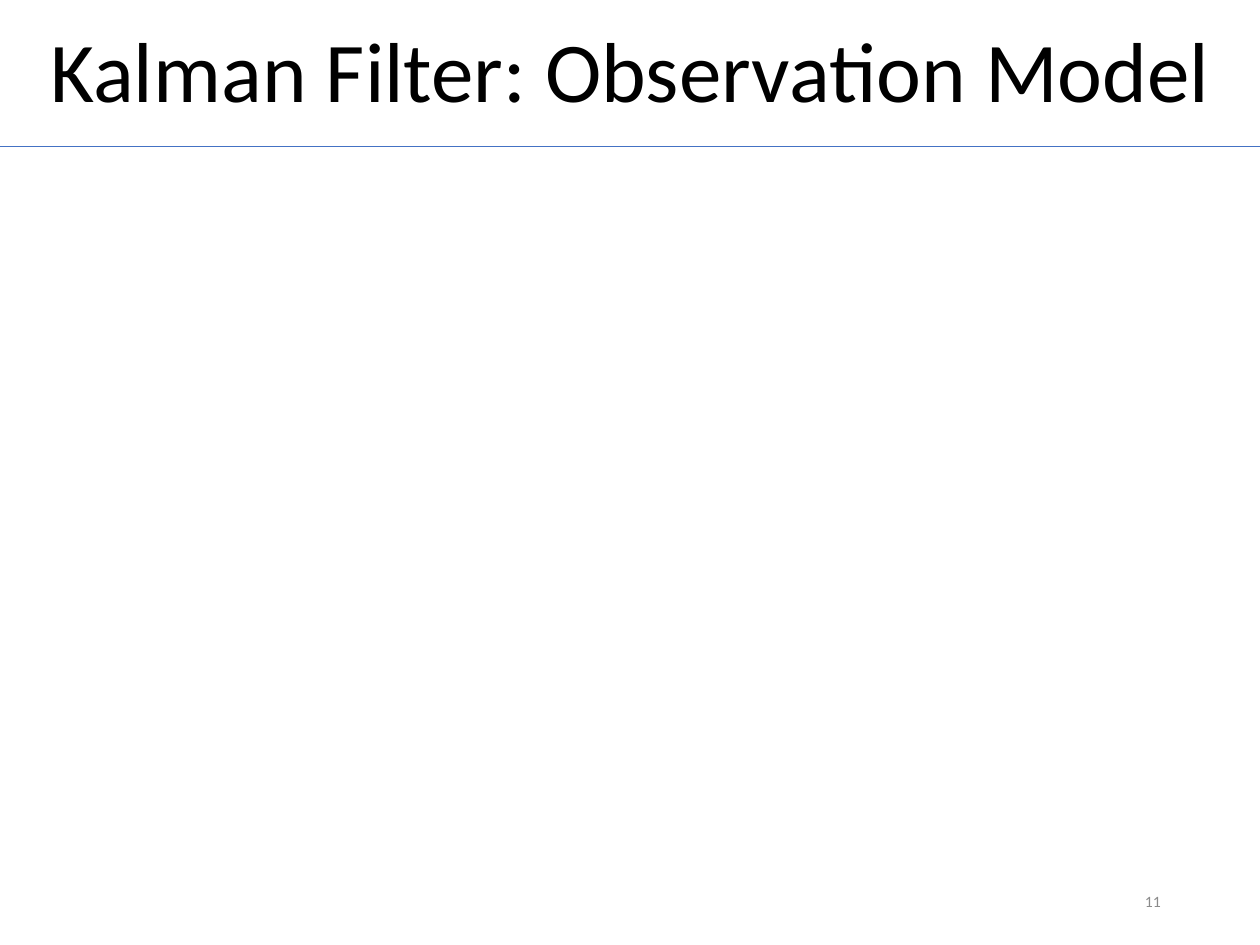
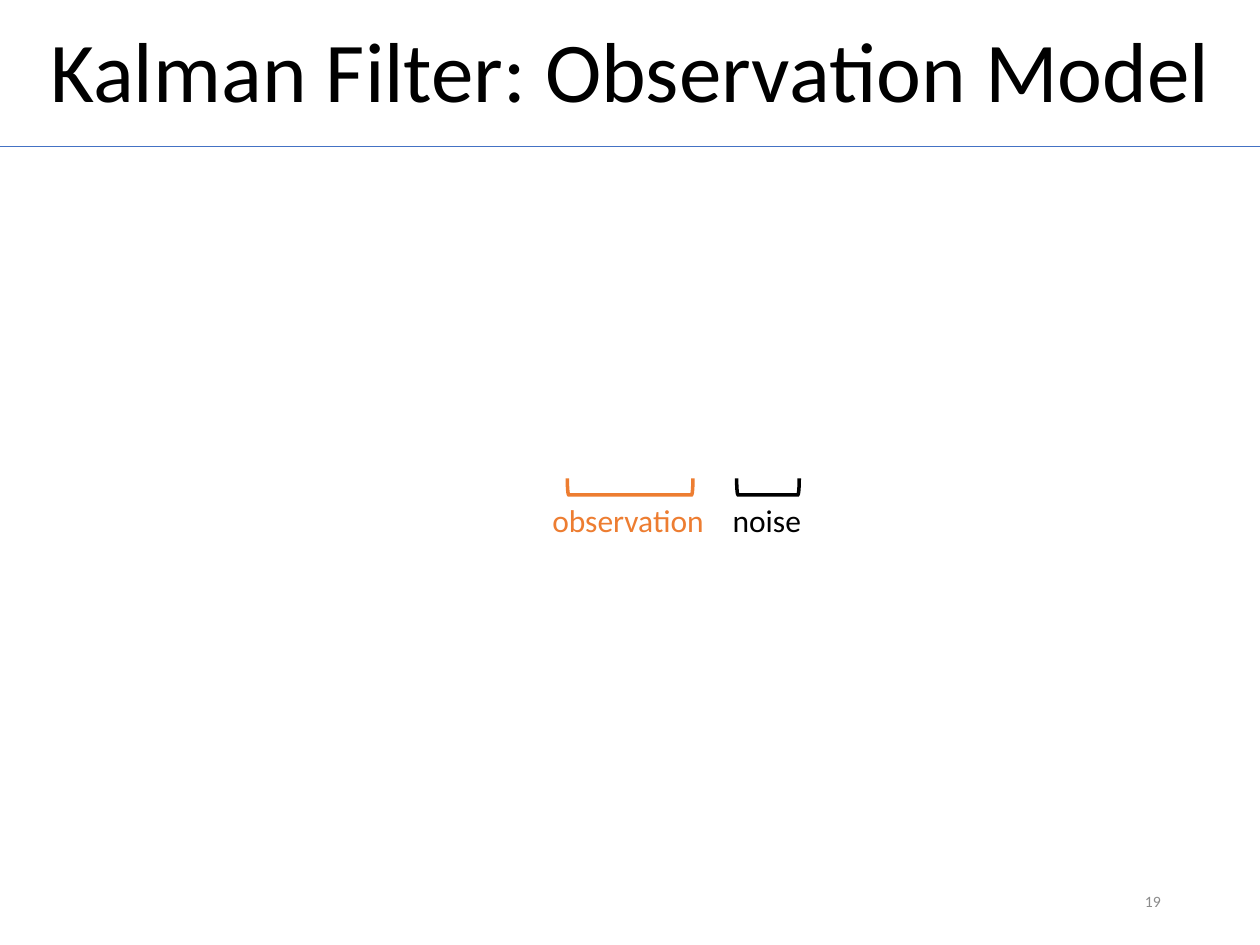
Before and after one commit to MichiHo/flocking, a slide deck: slide 19 of vortrag/ba_seminar_presentation.pptx (slide 11 before the commit). Drawn at 1260x945 pixels with LibreOffice and Linux fonts; fonts in the diff are those of the drawing; grey boxes stand for pictures. Boxes give left, top, right and bottom in pixels: in the first picture for what was removed or moved away, otherwise in the second. Text is boxed around its words. In the diff, an @@ line names an element or a change of style, - is before the commit and + after.

```diff
--- a/vortrag/ba_seminar_presentation.pptx
+++ b/vortrag/ba_seminar_presentation.pptx
@@ left bracket added at (568, 478, 694, 495), outline #ED7D31 2 pt @@
@@ left bracket added at (736, 478, 799, 495), outline #000000 2 pt @@
@@ text added at (552, 510, 703, 533), 18 pt, text #ED7D31 @@
+observation
@@ text added at (733, 510, 801, 533), 18 pt, text #000000 @@
+noise
@@ page number at (1145, 897, 1161, 907): text changed @@
-11
+19
```
Also in this commit, not shown: 7 other slides changed, 11 slides added, 2 slides removed, 5 other files.
